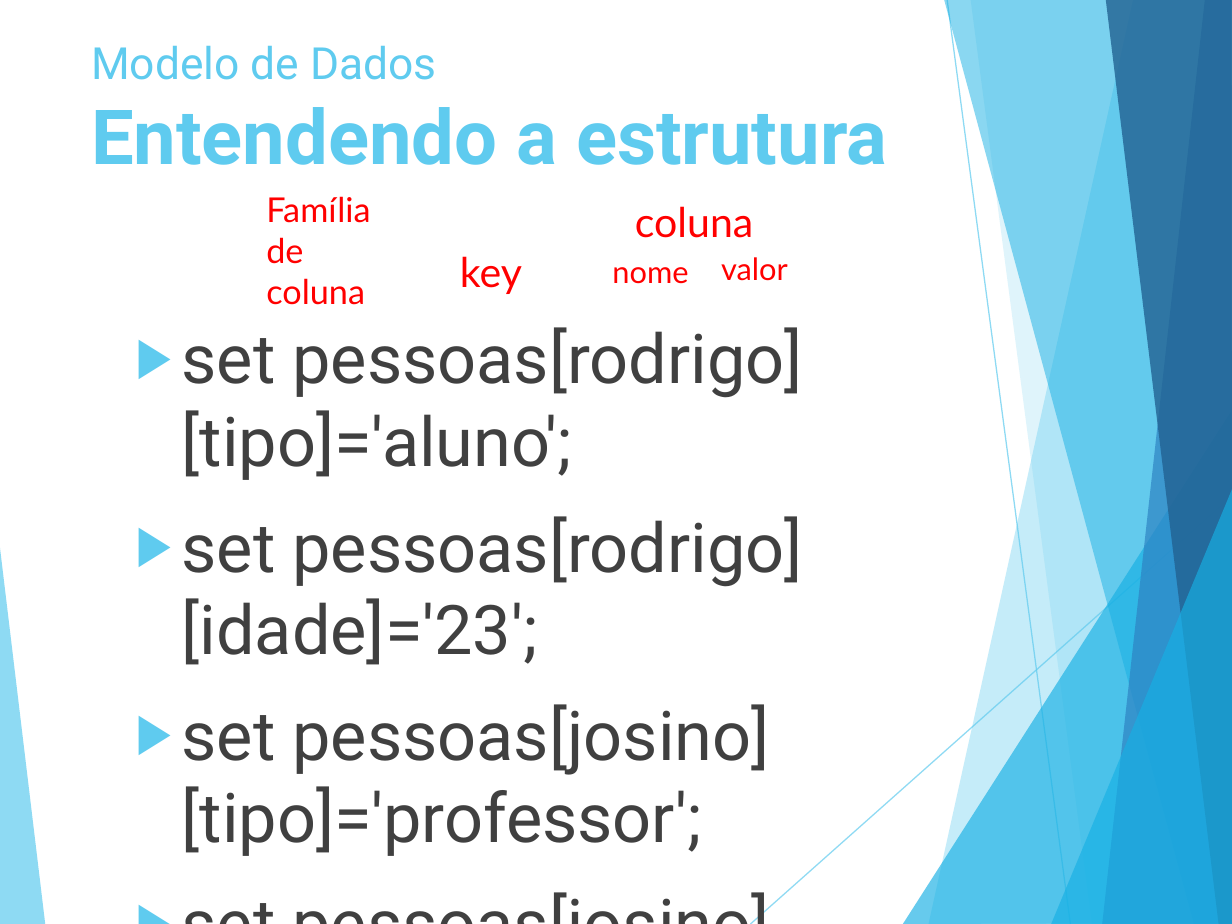
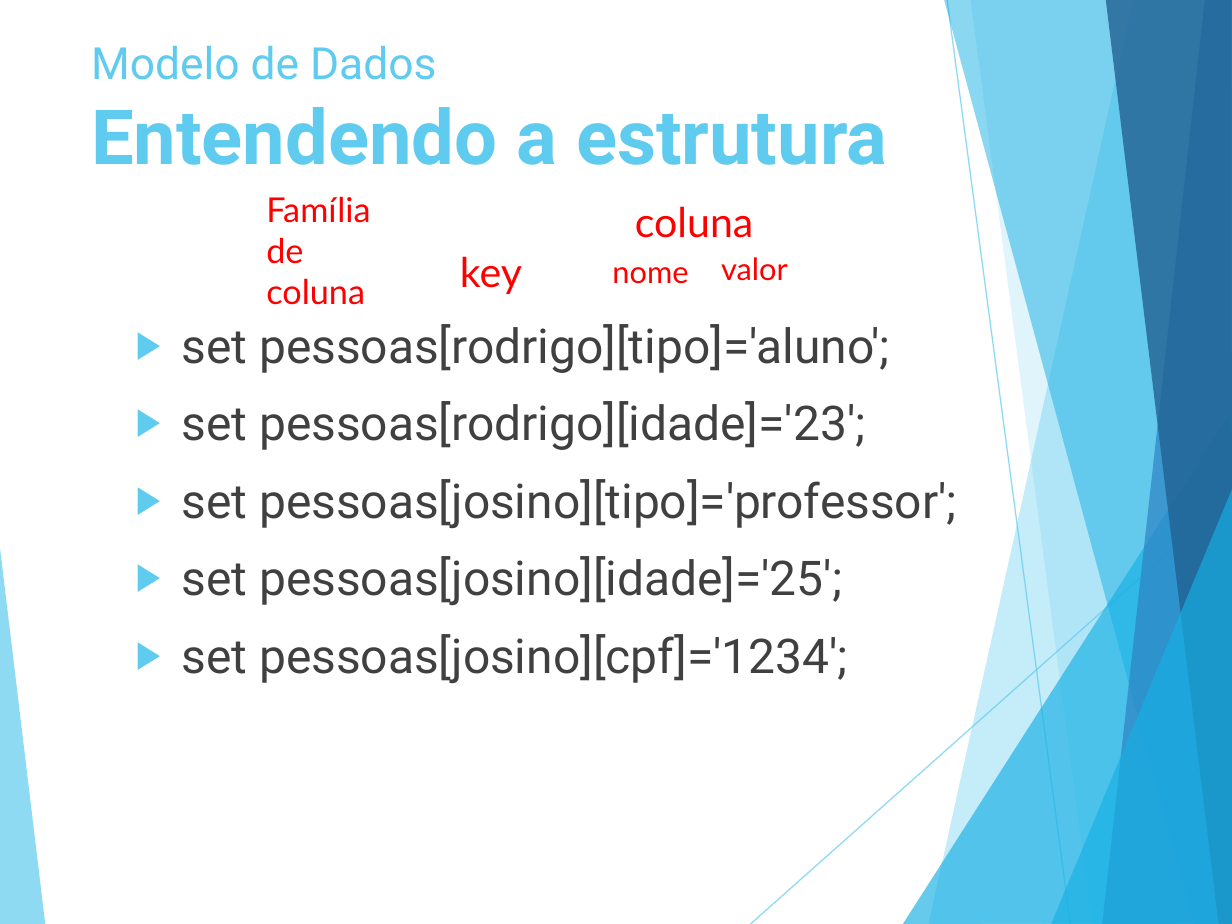
Before and after one commit to luiscferraz/bd-penitenciaria, a slide deck: slide 19 of Seminario/NoSQL v3.pptx (slide 18 before the commit). Drawn at 1232x924 pixels with LibreOffice and Linux fonts; fonts in the diff are those of the drawing. Boxes give left, top, right and bottom in pixels: in the first picture for what was removed or moved away, otherwise in the second. Text is boxed around its words. In the diff, an @@ line names an element or a change of style, - is before the commit and + after.

```diff
--- a/Seminario/NoSQL v3.pptx
+++ b/Seminario/NoSQL v3.pptx
@@ text "set pessoas[rodrigo][tipo]='aluno';" at [182,324,957,683]: size 40 to 28 pt; less space between paragraphs @@
```
Also in this commit, not shown: 6 other slides changed, 1 slide added, 2 slides removed, 4 other files.
